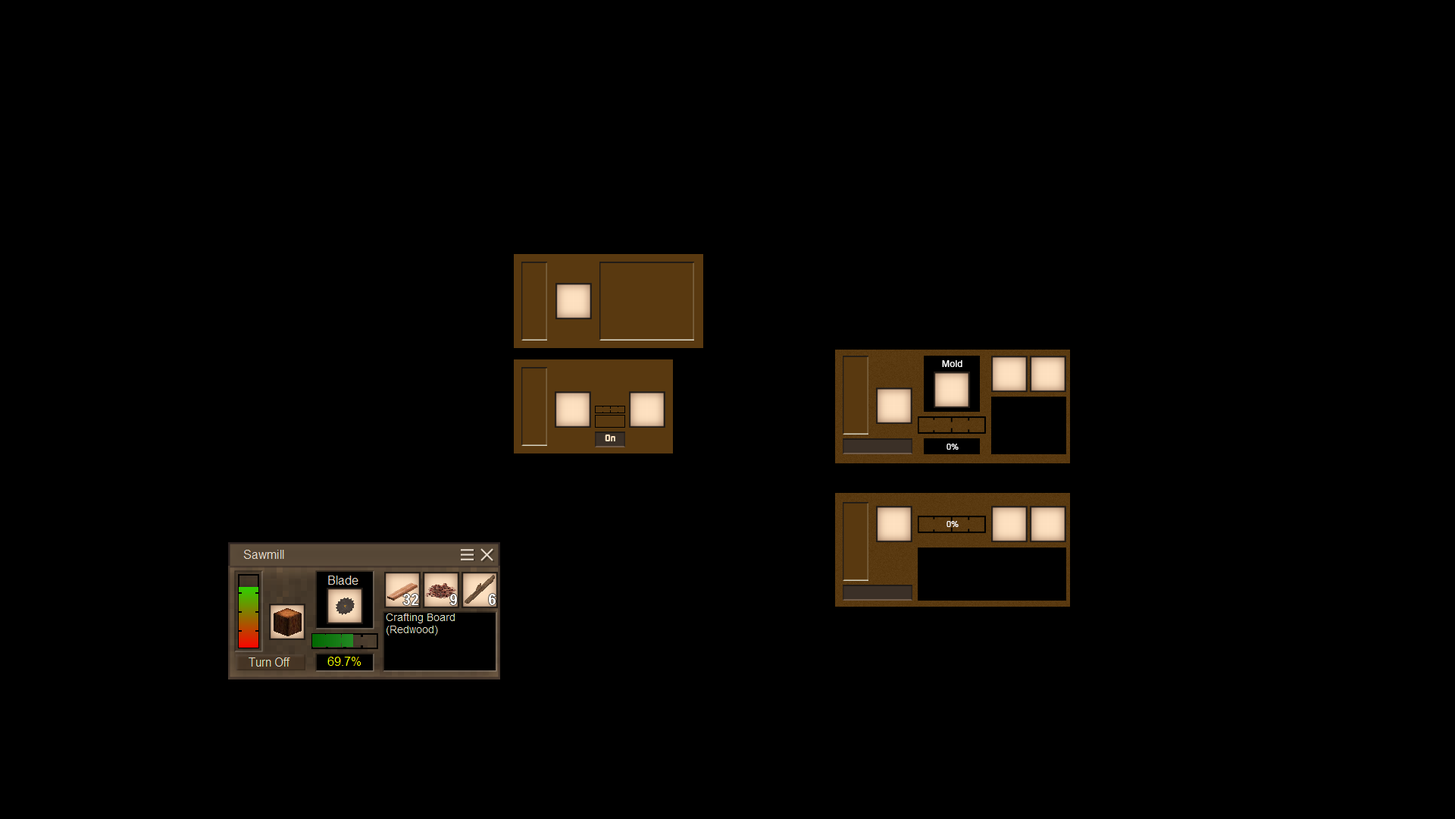
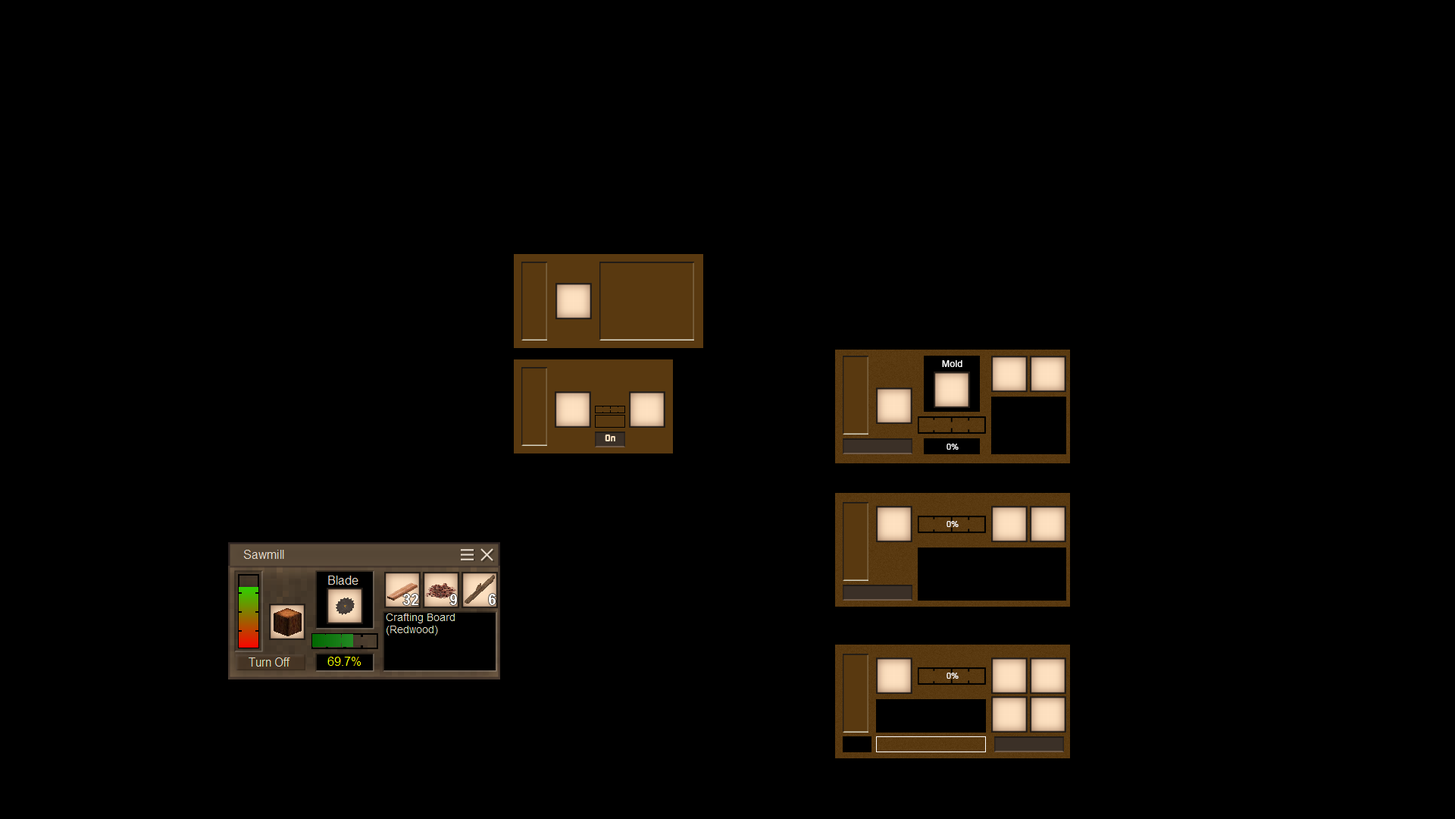
Layer changes from the first 1455 x 819 image to the second:
added group "LogSplitterGUI copy" with 14 layers above "LogSplitterGUI" over box(835, 644, 1071, 758)
added layer "Dropdown" in group "LogSplitterGUI copy" over box(876, 736, 987, 752)
added layer "0% copy" (1st of 2, in "LogSplitterGUI copy") in group "LogSplitterGUI copy" over box(946, 672, 959, 679)
added layer "ItemSlot copy 9" in group "LogSplitterGUI copy" over box(1030, 695, 1067, 733)
added layer "ItemSlot copy 8" in group "LogSplitterGUI copy" over box(991, 695, 1028, 733)
added layer "ItemSlot copy 7" (1st of 2, in "LogSplitterGUI copy") in group "LogSplitterGUI copy" over box(991, 657, 1028, 694)
added layer "ItemSlot copy 6" (1st of 2, in "LogSplitterGUI copy") in group "LogSplitterGUI copy" over box(1030, 657, 1067, 694)
added layer "HProgress2 copy" (1st of 2, in "LogSplitterGUI copy") in group "LogSplitterGUI copy" over box(917, 667, 987, 685)
added layer "EnableBtn copy 2" (1st of 2, in "LogSplitterGUI copy") in group "LogSplitterGUI copy" over box(994, 736, 1065, 752)
added layer "PowerLevel copy 2" (1st of 2, in "LogSplitterGUI copy") in group "LogSplitterGUI copy" over box(842, 653, 869, 733)
added layer "ItemSlot copy 5" (1st of 2, in "LogSplitterGUI copy") in group "LogSplitterGUI copy" over box(876, 657, 913, 694)
added layer "Background copy" (1st of 2, in "LogSplitterGUI copy") in group "LogSplitterGUI copy" over box(835, 644, 1071, 758)
